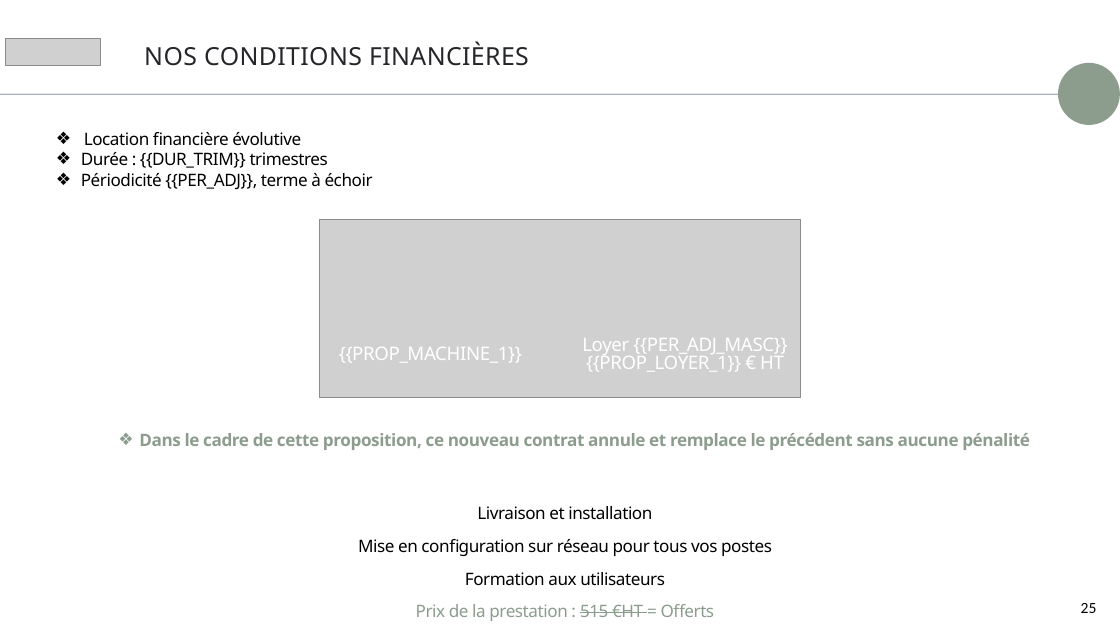
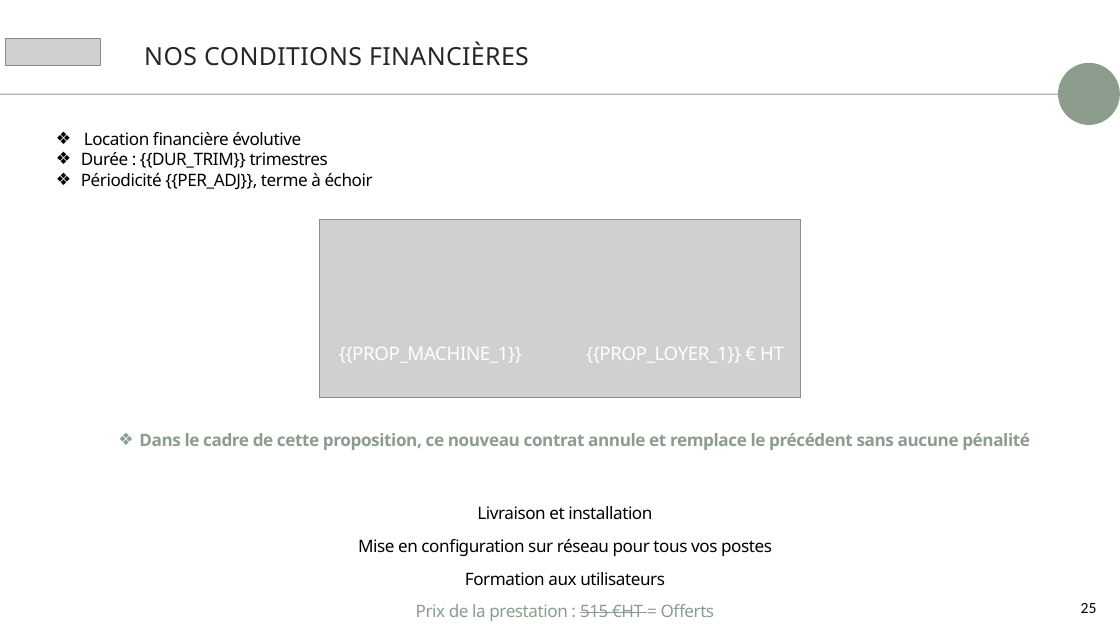
Before and after one commit to Mikael2655/Levad, a slide deck: slide 25 of proposition-commerciale/assets/template.pptx. Drawn at 1120x630 pixels with LibreOffice and Linux fonts; fonts in the diff are those of the drawing; grey boxes stand for pictures; background and template pictures are left out. Boxes give left, top, right and bottom in pixels: in the first picture for what was removed or moved away, otherwise in the second. Text is boxed around its words. In the diff, an @@ line names an element or a change of style, - is before the commit and + after.

```diff
--- a/proposition-commerciale/assets/template.pptx
+++ b/proposition-commerciale/assets/template.pptx
@@ text at (x1=582, y1=338, x2=787, y2=355): paragraph removed @@
-Loyer {{PER_ADJ_MASC}}
```
Also in this commit, not shown: 1 other slide changed, 3 other files.
